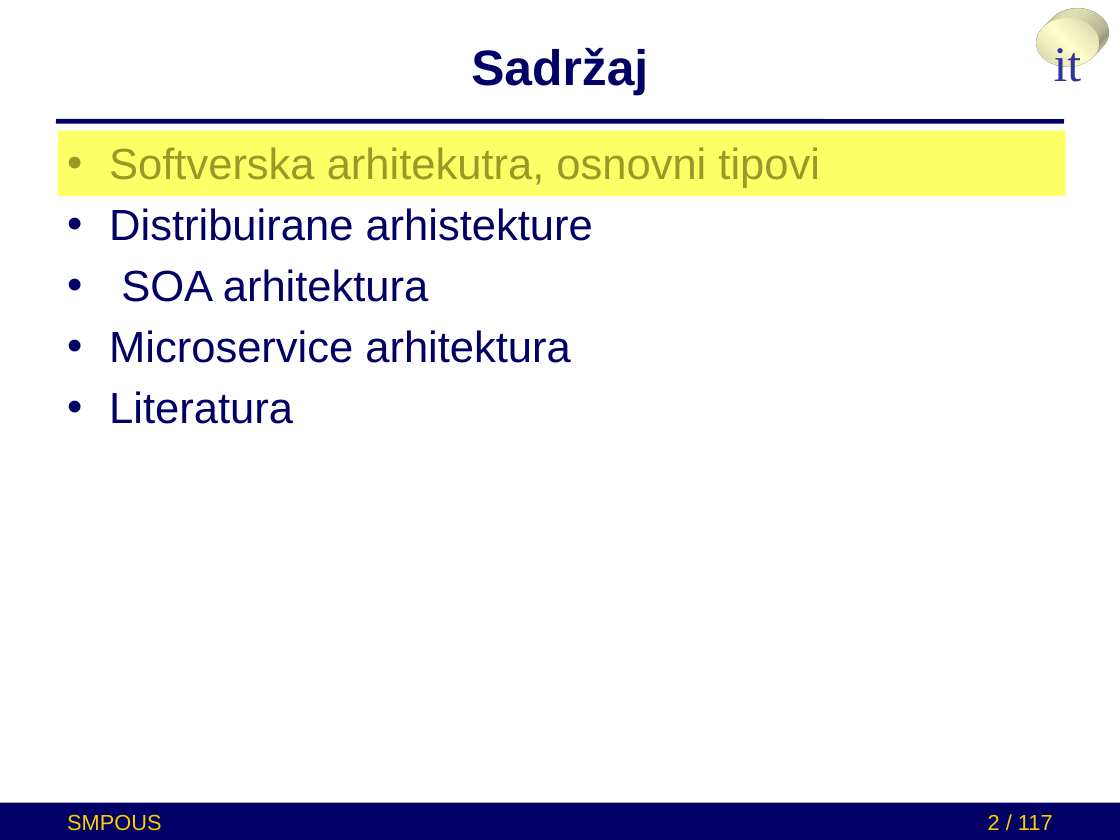
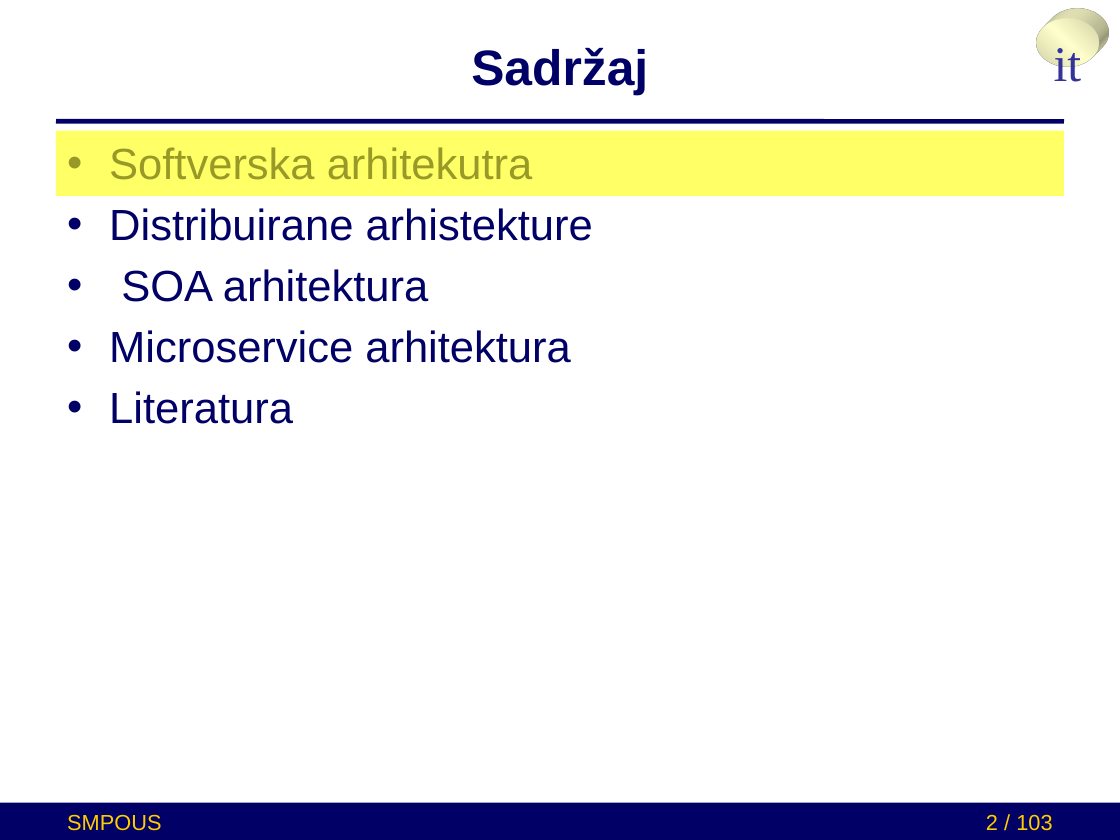
Before and after one commit to brankoterzic/SMPUOS-example-project, a slide deck: slide 2 of presentation_ppx/microservices.pptx. Drawn at 1120x840 pixels with LibreOffice and Linux fonts; fonts in the diff are those of the drawing. Boxes give left, top, right and bottom in pixels: in the first picture for what was removed or moved away, otherwise in the second. Text is boxed around its words. In the diff, an @@ line names an element or a change of style, - is before the commit and + after.

```diff
--- a/presentation_ppx/microservices.pptx
+++ b/presentation_ppx/microservices.pptx
@@ text at [109, 147, 533, 180]: text changed @@
-• Softverska arhitekutra, osnovni tipovi
+• Softverska arhitekutra
@@ page number at [986, 814, 1052, 831]: text changed @@
-2 / 117
+2 / 103
```
Also in this commit, not shown: 5 other slides changed, 14 slides removed.
